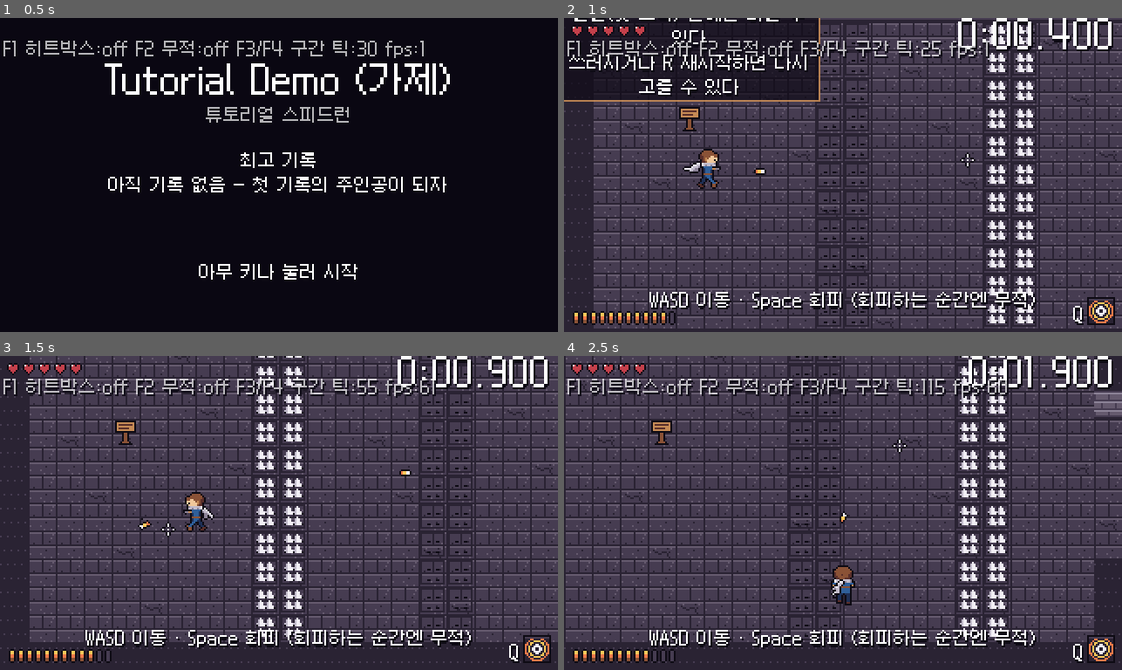
Above: before the commit, frames 1-4 (two rows, left to right).
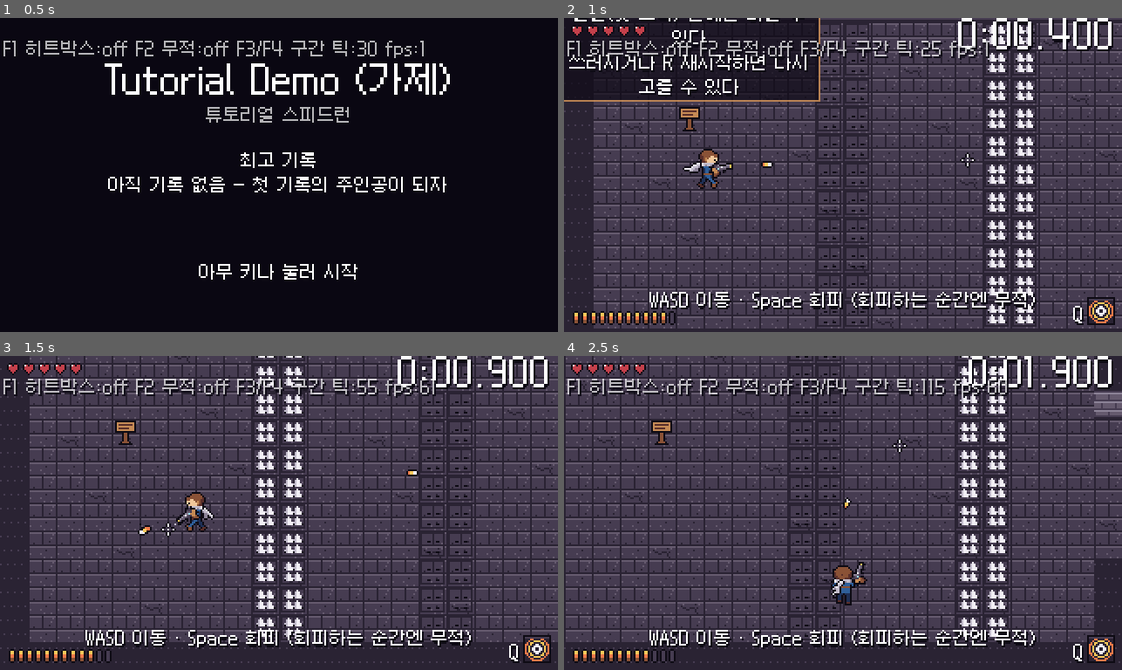
Above: after the commit, the same moments.

Repository: sadagu-0932/New
Game: Godot game, scene res://main.tscn
The game is run twice, just before and just after one commit, with the same random seed, the same clock (stepped at 60 frames per second) and the same inputs.
Inputs (mouse positions are in pixels of both pictures, inside the frame that each line leads up to):
- Up to frame 1 (0.5 s): no input
- Up to frame 2 (1 s): tap Enter (menu_confirm) at 0.5 s; move the mouse to (965, 159) at 0.52 s; hold D (move_right) from 0.53 s (still down); right-click (965, 159) at 0.6 s; click (965, 159) at 0.8 s
- Up to frame 3 (1.5 s): move the mouse to (167, 528) at 1.27 s; release D (move_right) at 1.28 s; hold S (move_down) from 1.28 s (still down); click (167, 528) at 1.35 s
- Up to frame 4 (2.5 s): right-click (731, 528) at 1.55 s; move the mouse to (898, 443) at 2.02 s; release S (move_down) at 2.03 s; hold D (move_right) from 2.03 s (still down); tap Space (dodge) at 2.1 s; click (898, 443) at 2.3 s

Frame 1 is identical in both runs. In frame 2, 0.2% of the frame differs, in the area x 25-38%, y 45-52%; in frame 3, 0.3%, in the area x 24-75%, y 36-58%; in frame 4, 0.2%.

Commit message:
총을 따로 그려 어깨에 붙이고 마우스 쪽으로 회전, 몸은 걷기 들썩임·빈손 팔 흔들기
- sprite_gen: 룬 권총 시트(gun: 소매·장갑·총, 사격 불꽃·반동·연기), 몸 그림에서 총·총 든 팔 제거
- 옆모습 걷기: 체중 실을 때 상체 1px, 먼 팔이 다리와 같이 흔들림 / 정면·뒷모습: 들썩임 + 빈손 팔
- player.gd: 총 회전·뒤집기, 뒷모습이면 몸 뒤, 회피·근접·사망 중 숨김, 쏠 때 반동 그림
- 탄은 어깨 높이(gun.tres muzzle_height)에서 마우스 쪽으로 (총구에서 나가 보이게)
- 미끼 분신도 총을 듦, 테스트 test_gun_follows_aim

Co-Authored-By: Claude Opus 5.5 <noreply@anthropic.com>
Claude-Session: https://claude.ai/code/session_01DgWHarJPQESHWgitdsXbZA

Diff:
--- /dev/null
+++ b/art/themes/dungeon/gun.json
@@ -0,0 +1,22 @@
+{
+  "frame_width": 20,
+  "frame_height": 10,
+  "animations": {
+    "idle": {
+      "row": 0,
+      "frames": 1,
+      "fps": 1.0,
+      "loop": true
+    },
+    "shoot": {
+      "row": 1,
+      "frames": 3,
+      "fps": 15.0,
+      "loop": false
+    }
+  },
+  "pivot": [
+    0.0,
+    4.5
+  ]
+}
--- a/art/themes/dungeon/player.json
+++ b/art/themes/dungeon/player.json
@@ -45,6 +45,10 @@
       "loop": false
     }
   },
+  "shoulder": [
+    7.5,
+    11.5
+  ],
   "body_offsets": {
     "idle": [
       [
@@ -71,7 +75,7 @@
       ],
       [
         0,
-        0
+        1
       ],
       [
         0,
@@ -87,7 +91,7 @@
       ],
       [
         0,
-        0
+        1
       ],
       [
         0,
--- a/art/themes/dungeon/player_back.json
+++ b/art/themes/dungeon/player_back.json
@@ -45,6 +45,10 @@
       "loop": false
     }
   },
+  "shoulder": [
+    13.5,
+    11.5
+  ],
   "body_offsets": {
     "idle": [
       [
@@ -75,7 +79,7 @@
       ],
       [
         0,
-        0
+        1
       ],
       [
         0,
@@ -87,7 +91,7 @@
       ],
       [
         0,
-        0
+        1
       ]
     ],
     "dodge": [
--- a/art/themes/dungeon/player_front.json
+++ b/art/themes/dungeon/player_front.json
@@ -45,6 +45,10 @@
       "loop": false
     }
   },
+  "shoulder": [
+    2.5,
+    11.5
+  ],
   "body_offsets": {
     "idle": [
       [
@@ -75,7 +79,7 @@
       ],
       [
         0,
-        0
+        1
       ],
       [
         0,
@@ -87,7 +91,7 @@
       ],
       [
         0,
-        0
+        1
       ]
     ],
     "dodge": [
--- a/combat/gun_data.gd
+++ b/combat/gun_data.gd
@@ -8,6 +8,8 @@
 @export var start_ammo: int = 0
 ## 연사 간격 (틱). 누르고 있으면 이 간격으로 계속 쏜다
 @export var fire_interval_ticks: int = 0
-## 총구 거리 (플레이어 중심에서 px)
+## 탄이 나가는 높이 (발 중심에서 위로 px, 총을 든 어깨 높이)
+@export var muzzle_height: float = 0.0
+## 총구 거리 (어깨에서 조준 방향으로 px)
 @export var muzzle_offset: float = 0.0
 @export var projectile: ProjectileData
--- a/data/gun.tres
+++ b/data/gun.tres
@@ -8,5 +8,6 @@
 magazine_size = 12
 start_ammo = 12
 fire_interval_ticks = 8
-muzzle_offset = 8.0
+muzzle_height = 4.5
+muzzle_offset = 12.0
 projectile = ExtResource("2")
--- a/player/player.gd
+++ b/player/player.gd
@@ -59,6 +59,10 @@
 	View.BACK: ["player_back", "player_cloak_back"],
 }
 var view: View = View.SIDE
+## 손에 든 총 (따로 그린 그림, 어깨에 붙어 조준 방향으로 돈다). 화면 표시 전용
+var _gun: AnimatedSprite2D
+## 총이 어깨에서 마우스 쪽을 향하는 방향 (사격 방향과 같음)
+var _shot_dir: Vector2 = Vector2.RIGHT
 ## 방향별 [몸 SpriteFrames, 망토 SpriteFrames, body_offsets]
 var _view_res: Dictionary = {}
 
@@ -88,8 +92,10 @@
 
 	for v: View in VIEW_SHEETS:
 		var names: Array = VIEW_SHEETS[v]
+		var meta := DB.theme.load_json(names[0])
+		var sh: Array = meta.get("shoulder", [8.0, 12.0])
 		_view_res[v] = [DB.theme.load_sheet(names[0]), DB.theme.load_sheet(names[1]),
-			DB.theme.load_json(names[0]).get("body_offsets", {})]
+			meta.get("body_offsets", {}), Vector2(float(sh[0]), float(sh[1]))]
 	# 망토는 몸보다 먼저 추가 → 몸 뒤에 그려진다 (뒷모습일 때만 몸 앞으로 옮김)
 	_cloak = AnimatedSprite2D.new()
 	_cloak.sprite_frames = _view_res[View.SIDE][1]
@@ -103,6 +109,15 @@
 	_sprite.play(&"idle")
 	add_child(_sprite)
 
+	_gun = AnimatedSprite2D.new()
+	_gun.sprite_frames = DB.theme.load_sheet("gun")
+	_gun.centered = false
+	var pivot: Array = DB.theme.load_json("gun").get("pivot", [0.0, 0.0])
+	_gun.offset = -Vector2(float(pivot[0]), float(pivot[1]))
+	_gun.play(&"idle")
+	_gun.animation_finished.connect(func() -> void: _gun.play(&"idle"))
+	add_child(_gun)
+
 	_hurtbox = Hurtbox.new()
 	_hurtbox.collision_layer = Layers.PLAYER_HURTBOX
 	_hurtbox.set_circle(data.hurtbox_radius, Vector2(0, data.hurtbox_offset_y))
@@ -133,6 +148,7 @@
 	if state == State.DEAD:
 		velocity = Vector2.ZERO
 		_update_cloak()
+		_update_gun()
 		return
 	if cutscene_lock:
 		velocity = Vector2.ZERO
@@ -140,6 +156,7 @@
 			_sprite.play(&"idle")
 		_sprite.modulate = Color.WHITE
 		_update_cloak()
+		_update_gun()
 		return
 	_update_aim(input)
 	melee.aim_dir = aim_dir
@@ -199,8 +216,11 @@
 			Events.ammo_empty.emit()
 		return
 	var container := get_tree().get_first_node_in_group(Level.GROUP_PROJECTILES)
-	if gun.try_fire(ammo, container, global_position, aim_dir, combo.damage_mult()):
+	# 어깨 높이에서 마우스 쪽으로 쏜다 (총구에서 탄이 나가 보이게)
+	if gun.try_fire(ammo, container, _shot_origin(), _shot_dir, combo.damage_mult()):
 		_shoot_anim_ticks = DB.gun.fire_interval_ticks
+		_gun.play(&"shoot")
+		_gun.frame = 0
 		Events.player_shot.emit()
 
 
@@ -291,6 +311,13 @@
 	var to_aim := input.aim - global_position
 	if to_aim.length_squared() > 1.0:
 		aim_dir = to_aim.normalized()
+	var to_shot := input.aim - _shot_origin()
+	_shot_dir = to_shot.normalized() if to_shot.length_squared() > 1.0 else aim_dir
+
+
+## 탄이 나가는 기준점 (어깨 높이)
+func _shot_origin() -> Vector2:
+	return global_position + Vector2(0.0, -DB.gun.muzzle_height)
 
 
 ## 지금 무적인지 (회피 무적, 피격 후 무적, 디버그 무적)
@@ -446,6 +473,7 @@
 		_sprite.modulate = Color.WHITE
 	_update_aura()
 	_update_cloak()
+	_update_gun()
 	# 회피·돌진 잔상 (화면 표시)
 	if (state == State.DODGE or state == State.DASH_SLASH) and Game.tick % maxi(DB.feel.afterimage_interval_ticks, 1) == 0:
 		var tint := Color(1.0, 0.8, 0.4) if state == State.DASH_SLASH else Color(0.6, 0.85, 1.0)
@@ -493,8 +521,34 @@
 	_cloak.play(cloak_anim)
 	_cloak.frame = cloak_frame
 	_body_offsets = res[2]
-	# 뒷모습이면 망토가 몸을 덮는다 (몸 앞에 그림)
-	move_child(_cloak, _sprite.get_index() if v == View.BACK else _sprite.get_index() - 1)
+	_apply_draw_order()
+
+
+## 그리는 순서: 뒷모습이면 총(몸 뒤) → 몸 → 목도리 꼬리(등 위), 아니면 꼬리 → 몸 → 총
+func _apply_draw_order() -> void:
+	var order: Array = [_gun, _sprite, _cloak] if view == View.BACK else [_cloak, _sprite, _gun]
+	var first := mini(_cloak.get_index(), mini(_sprite.get_index(), _gun.get_index()))
+	for i in order.size():
+		move_child(order[i] as Node, first + i)
+
+
+## 총: 어깨에 붙이고 사격 방향으로 돌린다. 회피·근접·사망 중에는 숨김 (화면 표시 전용)
+func _update_gun() -> void:
+	var hidden_now := state == State.DODGE or state == State.DASH_SLASH or state == State.DEAD \
+		or melee.is_active() or _sprite.animation == &"death"
+	_gun.visible = not hidden_now
+	if hidden_now:
+		return
+	var shoulder: Vector2 = _view_res[view][3]
+	var body := _body_offset()
+	var facing := -1.0 if (view == View.SIDE and _sprite.flip_h) else 1.0
+	var w := float(_sprite.sprite_frames.get_frame_texture(_sprite.animation, 0).get_width())
+	var h := float(_sprite.sprite_frames.get_frame_texture(_sprite.animation, 0).get_height())
+	_gun.position = Vector2((shoulder.x - w * 0.5) * facing + body.x * facing,
+		shoulder.y - h * 0.5 + _sprite.offset.y + body.y)
+	_gun.rotation = _shot_dir.angle()
+	_gun.flip_v = _shot_dir.x < 0.0
+	_gun.modulate = _sprite.modulate
 
 
 ## 그림이 향한 방향 (망토가 뒤로 날리는 기준)
--- a/skills/decoy.gd
+++ b/skills/decoy.gd
@@ -36,13 +36,24 @@
 		side_x = 4.0 if flip else -4.0
 	cloak.flip_h = flip
 	cloak.offset = Vector2(side_x, _sprite.offset.y)
-	# 뒷모습이면 망토가 몸 앞
-	if view == Player.View.BACK:
-		add_child(_sprite)
-		add_child(cloak)
-	else:
-		add_child(cloak)
-		add_child(_sprite)
+	# 총: 보던 방향을 겨눈 채로 어깨에 (화면 표시 전용)
+	var gun := AnimatedSprite2D.new()
+	gun.sprite_frames = DB.theme.load_sheet("gun")
+	gun.play(&"idle")
+	gun.centered = false
+	var pivot: Array = DB.theme.load_json("gun").get("pivot", [0.0, 0.0])
+	gun.offset = -Vector2(float(pivot[0]), float(pivot[1]))
+	var sh: Array = DB.theme.load_json(names[0]).get("shoulder", [8.0, 12.0])
+	var facing := -1.0 if flip else 1.0
+	gun.position = Vector2((float(sh[0]) - 8.0) * facing, float(sh[1]) - 12.0 + _sprite.offset.y)
+	var dir := {Player.View.SIDE: Vector2(facing, 0), Player.View.FRONT: Vector2.DOWN, Player.View.BACK: Vector2.UP}[view] as Vector2
+	gun.rotation = dir.angle()
+	gun.flip_v = dir.x < 0.0
+	gun.modulate = _sprite.modulate
+	# 뒷모습이면 총 → 몸 → 목도리 꼬리, 아니면 꼬리 → 몸 → 총
+	var order: Array = [gun, _sprite, cloak] if view == Player.View.BACK else [cloak, _sprite, gun]
+	for n: Node in order:
+		add_child(n)
 	hurtbox = Hurtbox.new()
 	hurtbox.collision_layer = Layers.PLAYER_HURTBOX
 	hurtbox.set_circle(DB.player.hurtbox_radius, Vector2(0, DB.player.hurtbox_offset_y))
--- a/tests/test_m10.gd
+++ b/tests/test_m10.gd
@@ -15,6 +15,7 @@
 	await test_tall_player_feet()
 	await test_cloak_follows_motion()
 	await test_player_views()
+	await test_gun_follows_aim()
 	await test_bullet_looks()
 	await test_hit_effects()
 	if level != null:
@@ -182,10 +183,50 @@
 		check(d._sprite.sprite_frames == DB.theme.load_sheet(sheet), "분신 그림 = %s" % sheet)
 		var cloak_i := -1
 		for c in d.get_children():
-			if c is AnimatedSprite2D and c != d._sprite:
+			if c is AnimatedSprite2D and (c as AnimatedSprite2D).sprite_frames == DB.theme.load_sheet(Player.VIEW_SHEETS[v][1]):
 				cloak_i = c.get_index()
 		check((cloak_i > d._sprite.get_index()) == (v == Player.View.BACK), "분신 망토 순서 (%s)" % sheet)
 		d.vanish()
+
+
+## 총은 따로 그린 그림: 어깨에 붙어 마우스 쪽으로 돌고, 탄은 어깨 높이에서 마우스 쪽으로 나간다
+func test_gun_follows_aim() -> void:
+	await new_level("res://tests/maps/m3_test.txt")
+	var p := level.player
+	var pos := p.global_position
+	var target := pos + Vector2(60, -40)
+	input.push(Vector2.ZERO, 3, 0, 0, target)
+	await step(3)
+	var origin := pos + Vector2(0, -DB.gun.muzzle_height)
+	check(p._gun.visible, "평소엔 총이 보임")
+	check(is_equal_approx(p._gun.rotation, (target - origin).angle()), "총구가 마우스 쪽을 향함")
+	check(not p._gun.flip_v, "오른쪽을 겨누면 총을 뒤집지 않음")
+	check(p._gun.position.y < -2.0, "총은 어깨 높이에 붙음 (%.1f)" % p._gun.position.y)
+	input.push(Vector2.ZERO, 1, InputFrame.SHOOT, 0, target)
+	await step(2)
+	var shot: Projectile = null
+	for n in level.projectiles.get_children():
+		if n is Projectile and (n as Projectile).team == Team.PLAYER:
+			shot = n
+	check(shot != null, "쏨")
+	if shot:
+		var dir := shot.velocity.normalized()
+		check(dir.dot((target - origin).normalized()) > 0.999, "탄은 어깨에서 마우스 쪽으로")
+	check(p._gun.animation == &"shoot", "쏘면 총 반동 그림")
+	input.push(Vector2.ZERO, 3, 0, 0, pos + Vector2(-60, 10))
+	await step(3)
+	check(p._gun.flip_v, "왼쪽을 겨누면 총을 뒤집어 위아래가 맞게")
+	input.push(Vector2.ZERO, 3, 0, 0, pos + Vector2(0, -100))
+	await step(3)
+	check(p.view == Player.View.BACK and p._gun.get_index() < p._sprite.get_index(), "뒷모습이면 총은 몸 뒤")
+	input.push(Vector2.ZERO, 3, 0, 0, pos + Vector2(0, 100))
+	await step(3)
+	check(p.view == Player.View.FRONT and p._gun.get_index() > p._sprite.get_index(), "정면이면 총은 몸 앞")
+	input.push(Vector2.RIGHT, 1, 0, InputFrame.DODGE, pos + Vector2(100, 0))
+	await step(2)
+	check(not p._gun.visible, "회피 중엔 총 숨김")
+	await step(40)
+	check(p._gun.visible, "회피가 끝나면 다시 보임")
 
 
 ## 적마다 어울리는 탄 그림, 진행 방향 회전, 꼬리 (화면 표시 전용)
Binary file changed: art/icon.png
Binary file added: art/themes/dungeon/gun.png
Not shown, added: art/themes/dungeon/gun.png.import
Binary file changed: art/themes/dungeon/player.png
Binary file changed: art/themes/dungeon/player_back.png
Binary file changed: art/themes/dungeon/player_front.png
